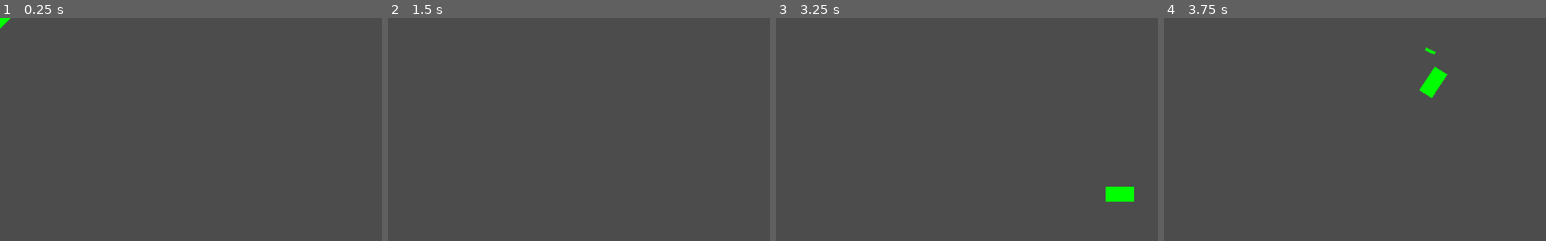
Above: before the commit, frames 1-4 (left to right).
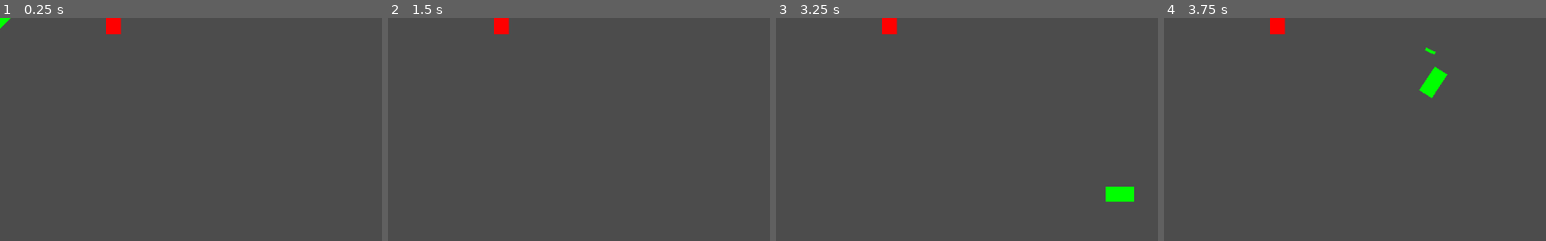
Above: after the commit, the same moments.

Repository: rojasediego/ChronoCastle
Game: Godot game, scene res://Sprites/World.tscn
Two runs of this game, one before a commit and one after it. Both use one fixed random seed, a clock stepped at 60 frames per second and the inputs below.
Inputs (mouse positions are % of the whole screen's width and height, from its top left):
- Up to frame 1 (0.25 s): no input
- Up to frame 2 (1.5 s): tap Enter at 0.5 s; move the mouse to (72, 45) at 0.52 s; hold D (right) 0.53-1.28 s; right-click (72, 45) at 0.6 s; move the mouse to (30, 55) at 1.27 s; hold S (down) from 1.28 s (still down); tap Space (teleport) at 1.35 s
- Up to frame 3 (3.25 s): move the mouse to (60, 28) at 2.02 s; release S (down) at 2.03 s; hold D (right) 2.03-2.78 s; right-click (60, 28) at 2.1 s; move the mouse to (45, 70) at 2.77 s; hold W (up) from 2.78 s (still down); tap Space (teleport) at 2.85 s
- Up to frame 4 (3.75 s): move the mouse to (80, 65) at 3.52 s; release W (up) at 3.53 s; hold A (left) from 3.53 s (still down); right-click (80, 65) at 3.6 s
The pictures show only the part of the screen within x 0-50%, y 0-50%; the shares and areas given below are measured in that part.

The runs differ from the first frame. In frame 1, 0.3% of the frame differs, in the area x 27-32%, y 0-8%; in frame 2, 0.3%; in frame 3, 0.3%; in frame 4, 0.3%.

Commit message:
Version control check
Added a new sprite with enemy placeholder texture. Checking if version control works

Diff:
--- a/CC Movement/Sprites/World.tscn
+++ b/CC Movement/Sprites/World.tscn
@@ -1,7 +1,8 @@
-[gd_scene load_steps=5 format=2]
+[gd_scene load_steps=6 format=2]
 
 [ext_resource path="res://Sprites/KinematicBody2D.gd" type="Script" id=1]
 [ext_resource path="res://Sprites/mc placeholder.png" type="Texture" id=2]
+[ext_resource path="res://Sprites/enemy placeholder.png" type="Texture" id=3]
 
 [sub_resource type="RectangleShape2D" id=1]
 extents = Vector2( 10, 19 )
@@ -24,3 +25,7 @@
 
 [node name="CollisionShape2D" type="CollisionShape2D" parent="KinematicBody2D/Area2D"]
 shape = SubResource( 2 )
+
+[node name="Sprite" type="Sprite" parent="."]
+position = Vector2( 152, 3 )
+texture = ExtResource( 3 )
